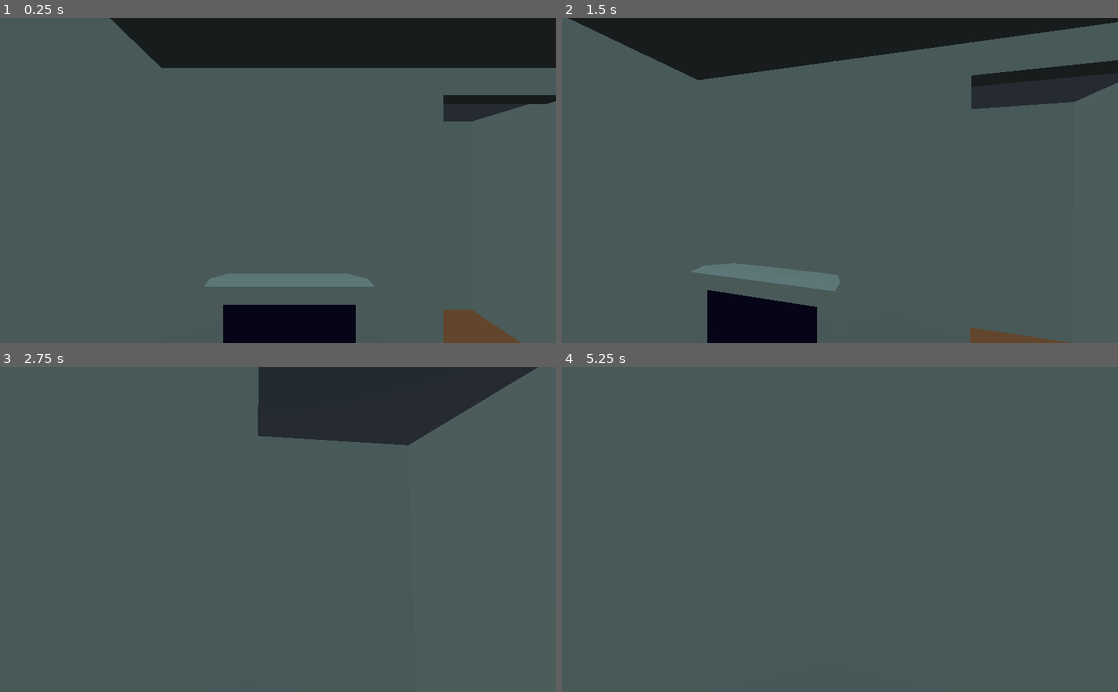
Above: before the commit, frames 1-4 (two rows, left to right).
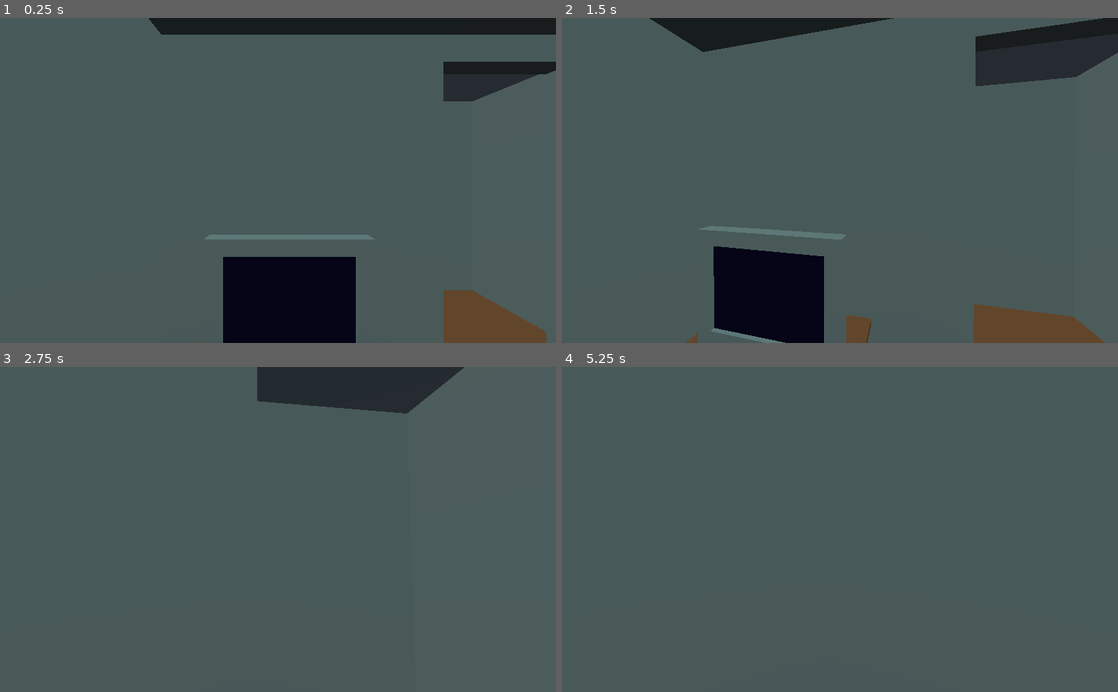
Above: after the commit, the same moments.

Repository: Eptwalabha/ld47
Game: Godot game, scene res://scenes/Game.tscn
Same seed, same stepped clock (60 frames per second), same inputs: the game is played once before the commit and once after it. Sound files missing from this copy of the repository are replaced by a short silence.
Inputs (mouse positions are in pixels of both pictures, inside the frame that each line leads up to):
- Up to frame 1 (0.25 s): no input
- Up to frame 2 (1.5 s): tap Enter at 0.5 s; move the mouse to (867, 180) at 0.52 s; hold Up (move_forward) from 0.53 s (still down); tap E (context_action, bound only after the commit) at 0.6, 1.35 s; move the mouse to (812, 180) at 1.27 s
- Up to frame 3 (2.75 s): keep holding Up (move_forward); move the mouse to (289, 523) at 2.02 s; tap E (context_action, bound only after the commit) at 2.1 s
- Up to frame 4 (5.25 s): keep holding Up (move_forward); move the mouse to (834, 536) at 2.77 s; tap E (context_action, bound only after the commit) every 0.75 s from 2.85 to 5.1 s; move the mouse to (878, 532) at 3.52 s; tap Space at 4.25 s; move the mouse to (795, 526) at 4.27 s; tap Enter at 5 s; move the mouse to (845, 529) at 5.02 s

The runs differ from the first frame. In frame 1, 15% of the frame differs, in the area x 19-100%, y 0-100%; in frame 2, 18%, in the area x 1-100%, y 0-100%; in frame 3, 4.9%; in frame 4, less than 0.1%.

Commit message:
action and in/out

Diff:
--- a/project.godot
+++ b/project.godot
@@ -13,6 +13,11 @@
 "class": "Appartment",
 "language": "GDScript",
 "path": "res://scenes/location/Appartment.gd"
+}, {
+"base": "Spatial",
+"class": "BackStreetBuilding",
+"language": "GDScript",
+"path": "res://scenes/location/BackStreetBuilding.gd"
 }, {
 "base": "Spatial",
 "class": "Car",
@@ -56,6 +61,7 @@
 } ]
 _global_script_class_icons={
 "Appartment": "",
+"BackStreetBuilding": "",
 "Car": "",
 "Game": "",
 "InteractTrigger": "",
@@ -98,6 +104,12 @@
 , Object(InputEventKey,"resource_local_to_scene":false,"resource_name":"","device":0,"alt":false,"shift":false,"control":false,"meta":false,"command":false,"pressed":false,"scancode":73,"unicode":0,"echo":false,"script":null)
  ]
 }
+context_action={
+"deadzone": 0.5,
+"events": [ Object(InputEventKey,"resource_local_to_scene":false,"resource_name":"","device":0,"alt":false,"shift":false,"control":false,"meta":false,"command":false,"pressed":false,"scancode":69,"unicode":0,"echo":false,"script":null)
+, Object(InputEventKey,"resource_local_to_scene":false,"resource_name":"","device":0,"alt":false,"shift":false,"control":false,"meta":false,"command":false,"pressed":false,"scancode":16777221,"unicode":0,"echo":false,"script":null)
+ ]
+}
 
 [layer_names]
 
--- a/scenes/Game.gd
+++ b/scenes/Game.gd
@@ -6,8 +6,10 @@
 onready var street := $StreetLevel as Spatial
 onready var player := $Player as Player
 onready var road := $Road
+onready var tween_move_player := $Appartment/MovePlayer as Tween
 
 var lvl = -1
+var player_is_inside = true
 
 func _ready() -> void:
 	reset_game()
@@ -44,7 +46,9 @@
 		appartment.set_level(lvl)
 
 func reset_game() -> void:
-	lvl = -2
+	lvl = 0
+#	lvl = -2
+	player_is_inside = true
 	appartment.set_level(lvl)
 	street.translation = Vector3(0, 2.5 * lvl, 0)
 #	$Phone.ring()
@@ -52,12 +56,38 @@
 func _check_triggers():
 	if player.ray.is_colliding():
 		var collider = player.ray.get_collider()
-		if Input.is_action_just_pressed("ui_action"):
-			pass
+		if collider is InteractTrigger:
+			if Input.is_action_just_pressed("context_action"):
+				collider.interact()
+			else:
+				ui.show_context(tr(collider.hover_key))
 		else:
-			if collider is InteractTrigger:
-				ui.show_context(tr(collider.hover_key))
-			else:
-				ui.hide_context()
+			ui.hide_context()
 	else:
 		ui.hide_context()
+
+
+func _on_BackStreetBuilding_go_to(place) -> void:
+	if player_is_inside:
+		player_is_inside = false
+		_move_player_from_to($Appartment/In, $Appartment/Out)
+	else:
+		player_is_inside = true
+		_move_player_from_to($Appartment/Out, $Appartment/In)
+
+func _move_player_from_to(from: Spatial, to: Spatial) -> void:
+	player.can_control(false)
+	player.move_through_window()
+	tween_move_player.interpolate_property(
+		player,
+		"translation",
+		player.global_transform.origin,
+		to.global_transform.origin,
+		.8,
+		Tween.TRANS_QUAD,
+		Tween.EASE_IN)
+	tween_move_player.start()
+
+
+func _on_MovePlayer_tween_completed(object: Object, key: NodePath) -> void:
+	player.can_control(true)
--- a/scenes/Game.tscn
+++ b/scenes/Game.tscn
@@ -15,6 +15,14 @@
 script = ExtResource( 4 )
 
 [node name="Appartment" parent="." instance=ExtResource( 1 )]
+
+[node name="In" type="Spatial" parent="Appartment"]
+transform = Transform( 1, 0, 0, 0, 1, 0, 0, 0, 1, -0.675139, 0, -2.74636 )
+
+[node name="Out" type="Spatial" parent="Appartment"]
+transform = Transform( 1, 0, 0, 0, 1, 0, 0, 0, 1, -0.675139, 0, -3.69069 )
+
+[node name="MovePlayer" type="Tween" parent="Appartment"]
 
 [node name="StreetLevel" type="Spatial" parent="."]
 
@@ -43,5 +51,7 @@
 transform = Transform( 1, 0, 0, 0, 1, 0, 0, 0, 1, 0, -2.5, 0 )
 
 [node name="CorridorTop" parent="." instance=ExtResource( 10 )]
+[connection signal="tween_completed" from="Appartment/MovePlayer" to="." method="_on_MovePlayer_tween_completed"]
+[connection signal="go_to" from="StreetLevel/BackStreetBuilding" to="." method="_on_BackStreetBuilding_go_to"]
 [connection signal="body_entered" from="TPDown" to="." method="_on_TPDown_body_entered"]
 [connection signal="body_entered" from="TPUp" to="." method="_on_TPUp_body_entered"]
--- a/scenes/Player.gd
+++ b/scenes/Player.gd
@@ -9,6 +9,7 @@
 export(float) var speed := 3.0
 export(float) var acceleration := 10.0
 
+var has_control: bool = true
 var camera_angle: float = 0
 var velocity = Vector3()
 
@@ -32,14 +33,15 @@
 	var direction := Vector3()
 	var aim = camera.get_global_transform().basis
 
-	if Input.is_action_pressed("move_forward"):
-		direction -= aim.z
-	if Input.is_action_pressed("move_backward"):
-		direction += aim.z
-	if Input.is_action_pressed("move_left"):
-		direction -= aim.x
-	if Input.is_action_pressed("move_right"):
-		direction += aim.x
+	if has_control:
+		if Input.is_action_pressed("move_forward"):
+			direction -= aim.z
+		if Input.is_action_pressed("move_backward"):
+			direction += aim.z
+		if Input.is_action_pressed("move_left"):
+			direction -= aim.x
+		if Input.is_action_pressed("move_right"):
+			direction += aim.x
 
 	var dir = Vector2(direction.x, direction.z).normalized()
 	velocity.x = lerp(velocity.x, dir.x * speed, acceleration * delta)
@@ -58,5 +60,13 @@
 	else:
 		velocity.y = m.y
 
+func can_control(control: bool) -> void:
+	has_control = control
+
 func force_move(direction: Vector3) -> void:
 	translate(direction)
+
+func move_through_window() -> void:
+	$AnimationPlayer.play("move_through_window")
+	yield($AnimationPlayer, "animation_finished")
+	$AnimationPlayer.play("idle")
--- a/scenes/Player.tscn
+++ b/scenes/Player.tscn
@@ -8,6 +8,25 @@
 [sub_resource type="CapsuleShape" id=2]
 radius = 0.4
 height = 0.858198
+
+[sub_resource type="Animation" id=3]
+resource_name = "idle"
+
+[sub_resource type="Animation" id=4]
+resource_name = "move_through_window"
+length = 0.8
+tracks/0/type = "value"
+tracks/0/path = NodePath("Head:translation")
+tracks/0/interp = 1
+tracks/0/loop_wrap = true
+tracks/0/imported = false
+tracks/0/enabled = true
+tracks/0/keys = {
+"times": PoolRealArray( 0.1, 0.4, 0.7 ),
+"transitions": PoolRealArray( 1, 1, 1 ),
+"update": 0,
+"values": [ Vector3( 0, 1.65284, 0 ), Vector3( 0, 1.4, 0 ), Vector3( 0, 1.65284, 0 ) ]
+}
 
 [node name="Player" type="KinematicBody"]
 collision_mask = 14
@@ -22,7 +41,7 @@
 shape = SubResource( 2 )
 
 [node name="Head" type="Spatial" parent="."]
-transform = Transform( 1, 0, 0, 0, 1, 0, 0, 0, 1, 0, 1.65284, 0 )
+transform = Transform( 1, 0, 0, 0, 1, 0, 0, 0, 1, 0, 1.4, 0 )
 
 [node name="Camera" type="Camera" parent="Head"]
 
@@ -36,3 +55,6 @@
 collide_with_bodies = false
 
 [node name="AnimationPlayer" type="AnimationPlayer" parent="."]
+autoplay = "idle"
+anims/idle = SubResource( 3 )
+anims/move_through_window = SubResource( 4 )
--- /dev/null
+++ b/scenes/location/BackStreetBuilding.gd
@@ -0,0 +1,11 @@
+class_name BackStreetBuilding
+extends Spatial
+
+signal go_to(place)
+
+
+func _on_StreetTrigger_interacted_with() -> void:
+	emit_signal("go_to", "street")
+
+func _on_BarTrigger_interacted_with() -> void:
+	emit_signal("go_to", "bar")
--- a/scenes/location/BackStreetBuilding.tscn
+++ b/scenes/location/BackStreetBuilding.tscn
@@ -1,7 +1,8 @@
-[gd_scene load_steps=5 format=2]
+[gd_scene load_steps=11 format=2]
 
 [ext_resource path="res://assets/models/back-street-building.glb" type="PackedScene" id=1]
 [ext_resource path="res://scenes/core/InteractTrigger.tscn" type="PackedScene" id=2]
+[ext_resource path="res://scenes/location/BackStreetBuilding.gd" type="Script" id=3]
 
 [sub_resource type="BoxShape" id=1]
 extents = Vector3( 0.646406, 0.64712, 0.104571 )
@@ -9,20 +10,61 @@
 [sub_resource type="BoxShape" id=2]
 extents = Vector3( 0.646406, 0.64712, 0.104571 )
 
+[sub_resource type="BoxShape" id=3]
+extents = Vector3( 2.87783, 0.1, 1.366 )
+
+[sub_resource type="BoxShape" id=4]
+extents = Vector3( 2.878, 1, 0.1 )
+
+[sub_resource type="BoxShape" id=5]
+extents = Vector3( 2.878, 1, 0.1 )
+
+[sub_resource type="BoxShape" id=6]
+extents = Vector3( 0.1, 1, 1.4 )
+
+[sub_resource type="BoxShape" id=7]
+extents = Vector3( 0.1, 1, 1.4 )
+
 [node name="BackStreetBuilding" instance=ExtResource( 1 )]
+script = ExtResource( 3 )
 
-[node name="StreetTrigger" parent="." index="1" instance=ExtResource( 2 )]
-transform = Transform( 1, 0, 0, 0, 1, 0, 0, 0, 1, -0.449943, 1.34395, -3.29854 )
+[node name="StreetTrigger" parent="building" index="0" instance=ExtResource( 2 )]
+transform = Transform( 1, 0, 0, 0, 1, 0, 0, 0, 1, -0.449943, 1.34395, 1.78338 )
 hover_key = "action_exit_by_window"
 
-[node name="CollisionShape" type="CollisionShape" parent="StreetTrigger" index="0"]
+[node name="CollisionShape" type="CollisionShape" parent="building/StreetTrigger" index="0"]
 transform = Transform( 1, 0, 0, 0, 1, 0, 0, 0, 1, 0, 0.0732627, 0 )
 shape = SubResource( 1 )
 
-[node name="BarTrigger" parent="." index="2" instance=ExtResource( 2 )]
-transform = Transform( 1, 0, 0, 0, 1, 0, 0, 0, 1, -0.449943, -3.66889, -3.29854 )
-hover_key = "action_exit_by_window"
+[node name="BarTrigger" parent="building" index="1" instance=ExtResource( 2 )]
+transform = Transform( 1, 0, 0, 0, 1, 0, 0, 0, 1, -0.449943, -3.66889, 1.78338 )
+hover_key = "action_enter_bar"
 
-[node name="CollisionShape" type="CollisionShape" parent="BarTrigger" index="0"]
+[node name="CollisionShape" type="CollisionShape" parent="building/BarTrigger" index="0"]
 transform = Transform( 1, 0, 0, 0, 1, 0, 0, 0, 1, 0, 0.0732627, 0 )
 shape = SubResource( 2 )
+
+[node name="StaticBody" type="StaticBody" parent="building" index="2"]
+collision_layer = 2
+collision_mask = 0
+
+[node name="CollisionShape" type="CollisionShape" parent="building/StaticBody" index="0"]
+transform = Transform( 1, 0, 0, 0, 1, 0, 0, 0, 1, 1.35158, -0.1, 0.456 )
+shape = SubResource( 3 )
+
+[node name="CollisionShape2" type="CollisionShape" parent="building/StaticBody" index="1"]
+transform = Transform( 1, 0, 0, 0, 1, 0, 0, 0, 1, 1.352, 0.9, -1 )
+shape = SubResource( 4 )
+
+[node name="CollisionShape3" type="CollisionShape" parent="building/StaticBody" index="2"]
+transform = Transform( 1, 0, 0, 0, 1, 0, 0, 0, 1, 1.352, 0.9, 1.9 )
+shape = SubResource( 5 )
+
+[node name="CollisionShape4" type="CollisionShape" parent="building/StaticBody" index="3"]
+transform = Transform( 1, 0, 0, 0, 1, 0, 0, 0, 1, -1.59427, 0.9, 0.45 )
+shape = SubResource( 6 )
+
+[node name="CollisionShape5" type="CollisionShape" parent="building/StaticBody" index="4"]
+transform = Transform( 1, 0, 0, 0, 1, 0, 0, 0, 1, 4.19433, 0.9, 0.45 )
+shape = SubResource( 7 )
+[connection signal="interacted_with" from="building/StreetTrigger" to="." method="_on_StreetTrigger_interacted_with"]
Not shown: 1 places in scenes/Player.tscn that only renumber resources
